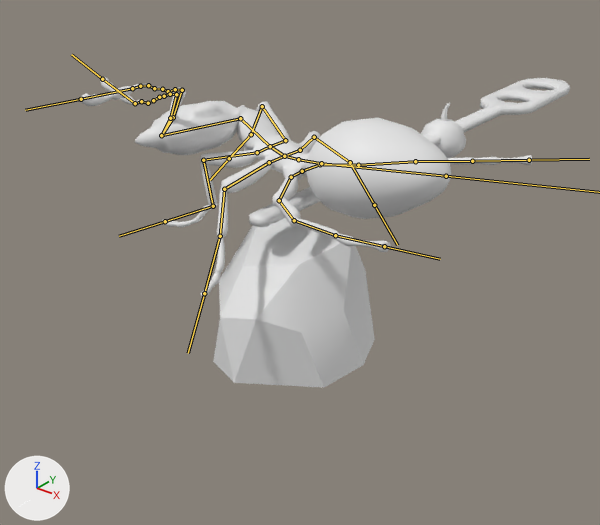
A saved change to the FBX model Assets/Art/Tower/katapult/catapult+animation.fbx.
Rendered twice from a 50 mm camera at (2.15, -2.67, 2.05) aimed at (-0.21, 0.28, 0.22). The axes (+X, +Y, +Z) are drawn at lower left. The lights are the same throughout. Both versions are drawn at frame 30 of the action 'Mier|fight'; the numbers are the values there. The bones that bend it are drawn over the model as lines.

In view in the first picture: 'Circle.002', 'berry', 'rock', 'stirrer'.
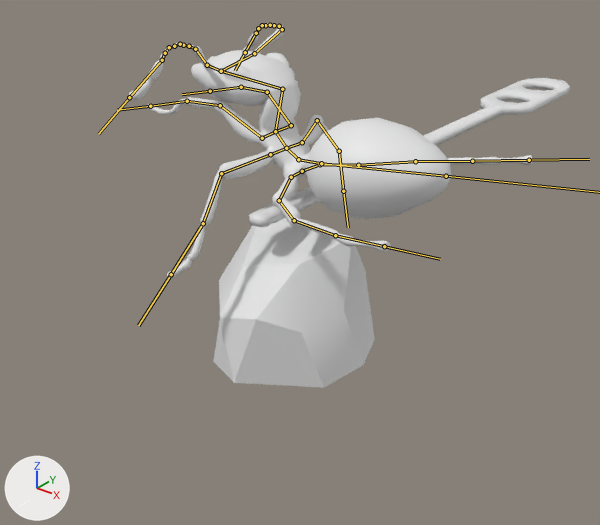
Patch to the scene script:
```diff
--- a/Assets/Art/Tower/katapult/catapult+animation.fbx.py
+++ b/Assets/Art/Tower/katapult/catapult+animation.fbx.py
@@ bone_bone @@
 bone_bone = bpy.data.objects['Mier'].pose.bones['Bone']
-bone_bone.rotation_quaternion = (0.984, -0.178, 0.0, 0.0)  # degrees (-20, 0, 0)
+bone_bone.rotation_quaternion = (0.907, -0.42, 0.0, 0.0)  # degrees (-50, 0, 0)
@@ bone_bone_011 @@
 bone_bone_011 = bpy.data.objects['Mier'].pose.bones['Bone.011']  # child of 'Bone.010'
-bone_bone_011.rotation_quaternion = (0.888, 0.163, -0.397, -0.166)  # degrees (34, -41, -34)
+bone_bone_011.rotation_quaternion = (0.816, 0.216, -0.536, 0.033)  # degrees (44, -63, -23)
@@ bone_bone_012 @@
 bone_bone_012 = bpy.data.objects['Mier'].pose.bones['Bone.012']  # child of 'Bone.011'
-bone_bone_012.rotation_quaternion = (0.858, 0.217, 0.026, -0.466)  # degrees (21, 14, -54)
+bone_bone_012.rotation_quaternion = (0.989, 0.144, -0.042, 0.015)  # degrees (16, -5, 1)
@@ bone_bone_013 @@
 bone_bone_013 = bpy.data.objects['Mier'].pose.bones['Bone.013']  # child of 'Bone.012'
-bone_bone_013.rotation_quaternion = (0.694, -0.023, -0.049, 0.718)  # degrees (-6, -2, 92)
+bone_bone_013.rotation_quaternion = (1.0, 0.0, 0.0, 0.0)  # degrees (0, 0, 0)
@@ bone_bone_015 @@
 bone_bone_015 = bpy.data.objects['Mier'].pose.bones['Bone.015']  # child of 'Bone.014'
-bone_bone_015.rotation_quaternion = (0.809, -0.03, 0.574, -0.124)  # degrees (-29, 67, -37)
+bone_bone_015.rotation_quaternion = (0.855, 0.171, 0.49, 0.008)  # degrees (33, 57, 19)
@@ bone_bone_016 @@
 bone_bone_016 = bpy.data.objects['Mier'].pose.bones['Bone.016']  # child of 'Bone.015'
-bone_bone_016.rotation_quaternion = (0.879, 0.2, -0.099, 0.421)  # degrees (17, -20, 48)
+bone_bone_016.rotation_quaternion = (0.988, 0.148, 0.044, -0.009)  # degrees (17, 5, 0)
@@ bone_bone_017 @@
 bone_bone_017 = bpy.data.objects['Mier'].pose.bones['Bone.017']  # child of 'Bone.016'
-bone_bone_017.rotation_quaternion = (0.973, -0.018, 0.041, -0.227)  # degrees (-3, 4, -26)
+bone_bone_017.rotation_quaternion = (1.0, 0.0, 0.0, 0.0)  # degrees (0, 0, 0)
@@ bone_bone_030 @@
 bone_bone_030 = bpy.data.objects['Mier'].pose.bones['Bone.030']  # child of 'Bone.009'
-bone_bone_030.rotation_quaternion = (0.996, -0.094, 0.0, 0.0)  # degrees (-11, 0, 0)
+bone_bone_030.rotation_quaternion = (0.89, -0.456, 0.0, 0.0)  # degrees (-54, 0, 0)
@@ bone_bone_031 @@
 bone_bone_031 = bpy.data.objects['Mier'].pose.bones['Bone.031']  # child of 'Bone.030'
-bone_bone_031.rotation_quaternion = (0.83, 0.35, 0.193, -0.389)  # degrees (32, 36, -39)
+bone_bone_031.rotation_quaternion = (0.656, 0.755, -0.006, 0.0)  # degrees (98, 0, -1)
@@ bone_bone_062 @@
 bone_bone_062 = bpy.data.objects['Mier'].pose.bones['Bone.062']  # child of 'Bone.063'
-bone_bone_062.rotation_quaternion = (0.944, -0.014, 0.017, 0.33)  # degrees (-1, 2, 39)
+bone_bone_062.rotation_quaternion = (1.0, 0.0, 0.0, 0.0)  # degrees (0, 0, 0)
@@ bone_bone_060 @@
 bone_bone_060 = bpy.data.objects['Mier'].pose.bones['Bone.060']  # child of 'Bone.061'
-bone_bone_060.rotation_quaternion = (0.982, -0.009, -0.038, 0.187)  # degrees (-2, -4, 22)
+bone_bone_060.rotation_quaternion = (1.0, 0.0, 0.0, 0.0)  # degrees (0, 0, 0)
@@ bone_bone_056 @@
 bone_bone_056 = bpy.data.objects['Mier'].pose.bones['Bone.056']  # child of 'Bone.058'
-bone_bone_056.rotation_quaternion = (0.999, -0.022, 0.015, -0.025)  # degrees (-3, 2, -3)
+bone_bone_056.rotation_quaternion = (1.0, 0.0, 0.0, 0.0)  # degrees (0, 0, 0)
@@ bone_bone_065 @@
 bone_bone_065 = bpy.data.objects['Mier'].pose.bones['Bone.065']  # child of 'Bone.066'
-bone_bone_065.rotation_quaternion = (0.943, -0.307, 0.056, -0.116)  # degrees (-36, 2, -15)
+bone_bone_065.rotation_quaternion = (0.983, 0.167, -0.031, 0.063)  # degrees (19, -5, 7)
@@ bone_bone_064 @@
 bone_bone_064 = bpy.data.objects['Mier'].pose.bones['Bone.064']  # child of 'Bone.065'
-bone_bone_064.rotation_quaternion = (0.956, 0.276, 0.022, 0.095)  # degrees (32, -1, 11)
+bone_bone_064.rotation_quaternion = (0.982, 0.17, -0.045, 0.062)  # degrees (19, -6, 6)
@@ bone_bone_057 @@
 bone_bone_057 = bpy.data.objects['Mier'].pose.bones['Bone.057']  # child of 'Bone.064'
-bone_bone_057.rotation_quaternion = (0.91, -0.364, 0.169, -0.1)  # degrees (-46, 14, -18)
+bone_bone_057.rotation_quaternion = (1.0, 0.0, 0.0, 0.0)  # degrees (0, 0, 0)
```

Pixel boxes (x1, y1, x2, y2) of what changed, in the pictures (600 x 525 px):
'Circle.002', posed (11% narrower, 16% taller)
    before: (79, 77, 532, 297)
    after: (129, 23, 532, 278)
'berry', no longer drawn
    before: (421, 103, 466, 158)
bone 'Bone', root to tip
    before: (298, 159) to (284, 156)
    after: (298, 159) to (286, 148)
bone 'Bone.011', root to tip
    before: (257, 152) to (203, 160)
    after: (262, 138) to (220, 105)
bone 'Bone.012', root to tip
    before: (203, 160) to (213, 206)
    after: (220, 105) to (187, 101)
bone 'Bone.013', root to tip
    before: (213, 206) to (165, 221)
    after: (187, 101) to (150, 106)
bone 'Bone.015', root to tip
    before: (285, 140) to (262, 106)
    after: (291, 125) to (267, 92)
bone 'Bone.016', root to tip
    before: (262, 106) to (251, 134)
    after: (267, 92) to (241, 87)
bone 'Bone.017', root to tip
    before: (251, 134) to (229, 158)
    after: (241, 87) to (210, 91)
bone 'Bone.030', root to tip
    before: (270, 146) to (240, 118)
    after: (275, 131) to (282, 89)
bone 'Bone.031', root to tip
    before: (240, 118) to (161, 135)
    after: (282, 89) to (221, 71)
bone 'Bone.062', root to tip
    before: (168, 91) to (162, 89)
    after: (183, 45) to (180, 44)
bone 'Bone.060', root to tip
    before: (154, 88) to (148, 85)
    after: (174, 46) to (169, 47)
bone 'Bone.056', root to tip
    before: (132, 88) to (81, 99)
    after: (162, 60) to (129, 97)
bone 'Bone.065', root to tip
    before: (148, 103) to (141, 101)
    after: (262, 25) to (258, 28)
bone 'Bone.064', root to tip
    before: (141, 101) to (135, 103)
    after: (258, 28) to (256, 33)
bone 'Bone.057', root to tip
    before: (135, 103) to (102, 79)
    after: (256, 33) to (245, 52)
